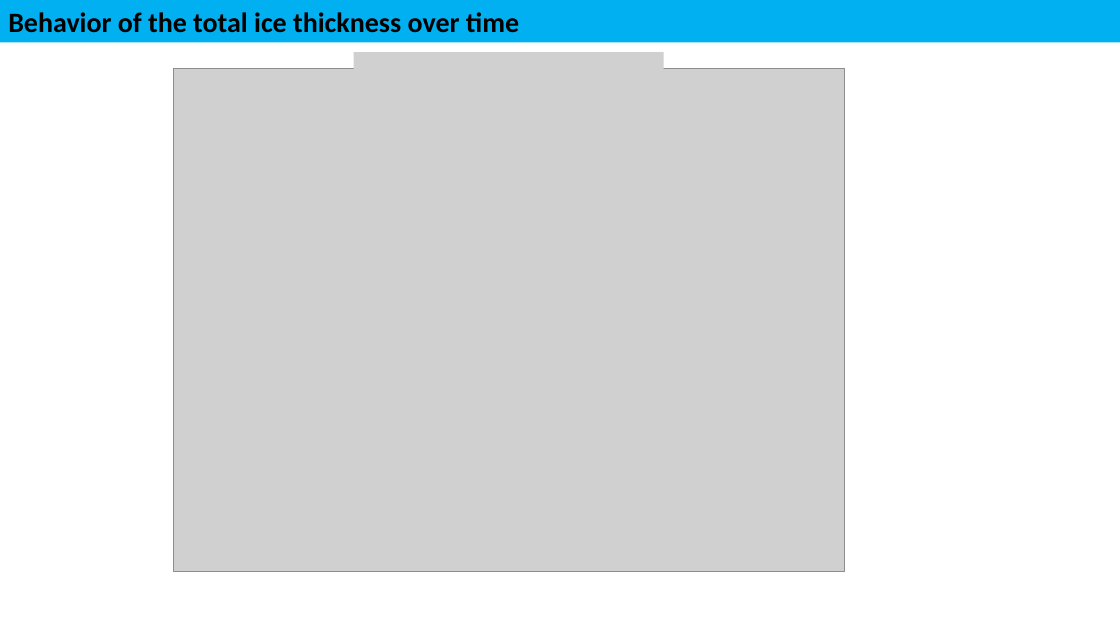
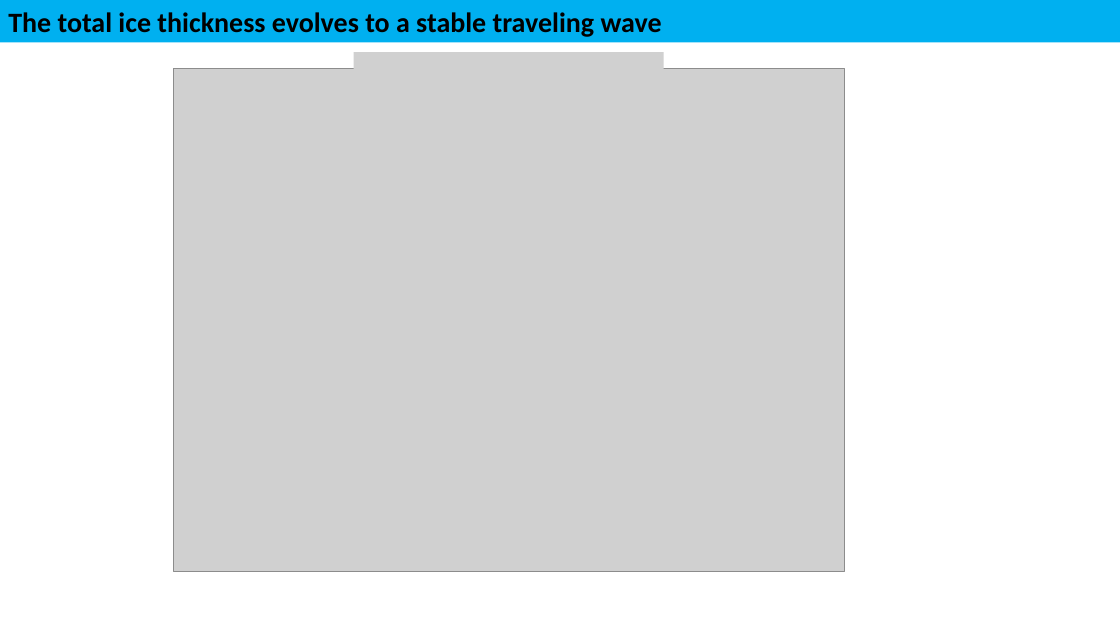
Before and after one commit to upschemistry/icecontinuum, a slide deck: slide 4 of 2025 - Nesh/Code and figures for continuum paper/Supplemental Information.pptx. Drawn at 1120x630 pixels with LibreOffice and Linux fonts; fonts in the diff are those of the drawing; grey boxes stand for pictures. Boxes give left, top, right and bottom in pixels: in the first picture for what was removed or moved away, otherwise in the second. Text is boxed around its words. In the diff, an @@ line names an element or a change of style, - is before the commit and + after.

```diff
--- a/2025 - Nesh/Code and figures for continuum paper/Supplemental Information.pptx
+++ b/2025 - Nesh/Code and figures for continuum paper/Supplemental Information.pptx
@@ text in rectangle at [8,12,662,37]: text changed @@
-Behavior of the total ice thickness over time
+The total ice thickness evolves to a stable traveling wave
```
Also in this commit, not shown: 1 slide added, 1 slide removed, 3 other files.
